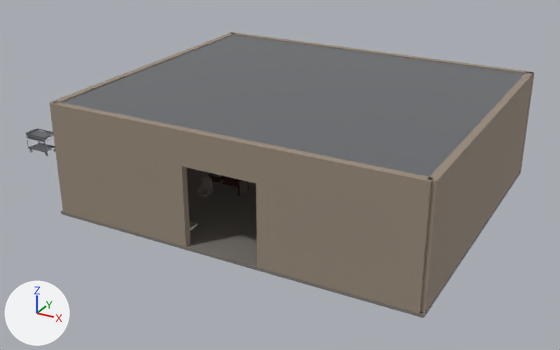
A saved change to the glTF model apps/web/public/models/interior-war.glb.
The view is the same before and after, from a camera (50 mm lens) standing at (13.0, -25.8, 13.4) and looking at (-1.2, 0.1, 0.5). Arrows for +X, +Y and +Z are at lower left; the lights stay in place. The first picture is the older version. Where no turn or scale is listed for an object, it has been applied to the vertices. Vertices at exactly the same position are counted once.

Names of what the first picture shows: 'computerKeyboard(Clone).001', 'room.war.floor', 'room.war.metal', 'room.war.trim', 'room.war.wall' and 2 more.
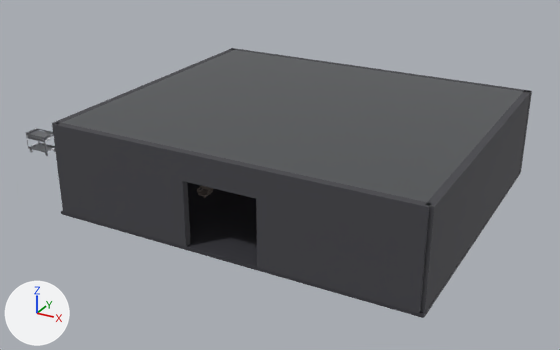
Where the newer file only moved an object's origin or applied its transform, the numbers keep the older frame.

Boxes (x1, y1, x2, y2) around the edits, measured in the pictures (560 x 350 px):
'room.war.wall', recoloured, reshaped (brown to dark grey): before (49, 32, 534, 313); after (52, 48, 532, 313)
'room.war.metal', recoloured, reshaped, moved (7% taller): before (61, 35, 525, 177); after (62, 50, 523, 202)
'room.war.floor', recoloured: (61, 173, 520, 318) in both
'room.war.trim', reshaped, moved, rescaled (not visible afterwards): before (189, 222, 197, 230)

The edits, one by one:
Material 'wall.003' (mat_wall_003) changes colour from brown #998b7c to dark grey #4b4b50; in linear values from (0.32, 0.26, 0.2) to (0.07, 0.07, 0.08).
Material 'floor.003' (mat_floor_003) changes colour from grey #817c76 to dark grey #3f3f45; in linear values from (0.22, 0.2, 0.18) to (0.05, 0.05, 0.06).
Material 'metal.010' (mat_metal_010) changes colour from grey #909397 to grey #6f7376; in linear values from (0.28, 0.29, 0.31) to (0.16, 0.17, 0.18).
me_wall_002 is used by ob_room_war_wall; location (0.0, 0.0, 2.25).
me_wall_002 had 44 vertices, 72 faces and spanned x -7.3..7.3, y -6.29..6.29, z -2.25..2.25.
me_wall_002 now has 44 vertices, 72 faces and spans x -7.3..7.3, y -6.29..6.29, z -2.25..1.45.
me_wall_002 part 1: all 24 vertices in x -7.3..7.3, y -6.29..6.29, z 0.95..2.25 are scaled about their middle by (1, 1, 0.797), then moved by (0.0, 0.0, -0.67).
me_trim_002 is used by ob_room_war_trim; location (0.0, -0.03, 2.15); scale (7.1, 7.1, 7.1).
me_trim_002 had 248 vertices, 388 faces and spanned x -1.0..1.0, y -0.85..0.85, z -0.3..0.3.
me_trim_002 now has 24 vertices, 36 faces and spans x -1.0..1.0, y -0.45..0.45, z -0.01..0.01.
me_trim_002 part 2: 26 loose pieces with 240 vertices, spanning x -0.99..0.99, y -0.85..0.85, z -0.3..0.3, are deleted.
Other edits to the shape of me_trim_002 do not show in these pictures.
me_metal_002 is used by ob_room_war_metal; location (0.0, 0.0, 3.93).
me_metal_002 had 98 vertices, 168 faces and spanned x -7.2..7.2, y -6.2..6.2, z -0.54..0.54.
me_metal_002 now has 16 vertices, 24 faces and spans x -7.2..7.2, y -6.2..6.2, z -1.47..1.47.
me_metal_002 part 3: the loose piece of 8 vertices spanning x -7.2..7.2, y -6.2..6.2, z 0.44..0.54 is moved by (0.0, 0.0, 0.93).
Other edits to the shape of me_metal_002 do not show in these pictures.
Object 'room.war.trim' (ob_room_war_trim) moves from (0.0, -0.03, 2.15) to (0.0, -0.4, 3.48).
Object 'room.war.trim' (ob_room_war_trim) is rescaled from (7.1, 7.1, 7.1) to (6.4, 6.4, 6.4).
Object 'room.war.metal' (ob_room_war_metal) moves from (0.0, 0.0, 3.93) to (0.0, 0.0, 2.22).
